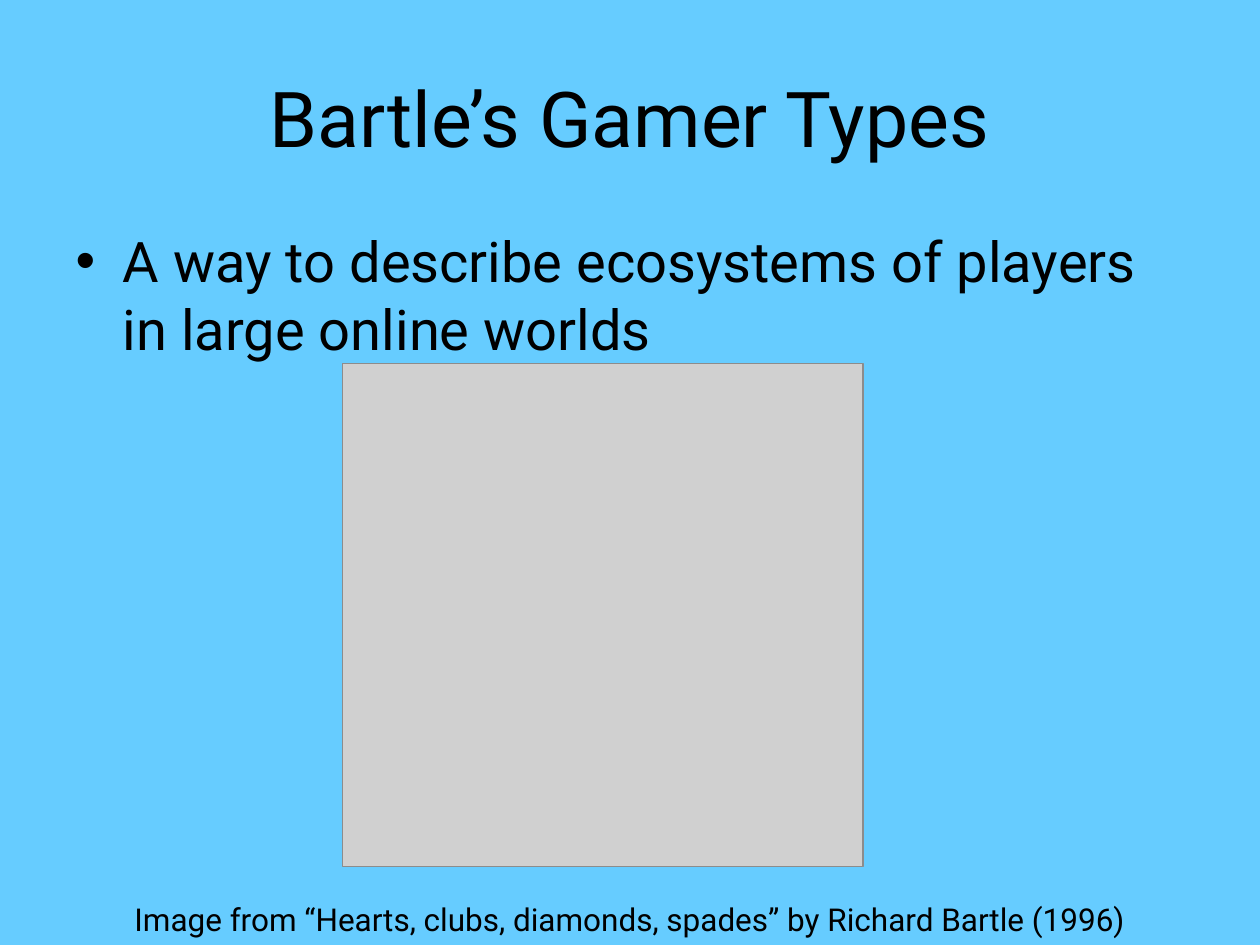
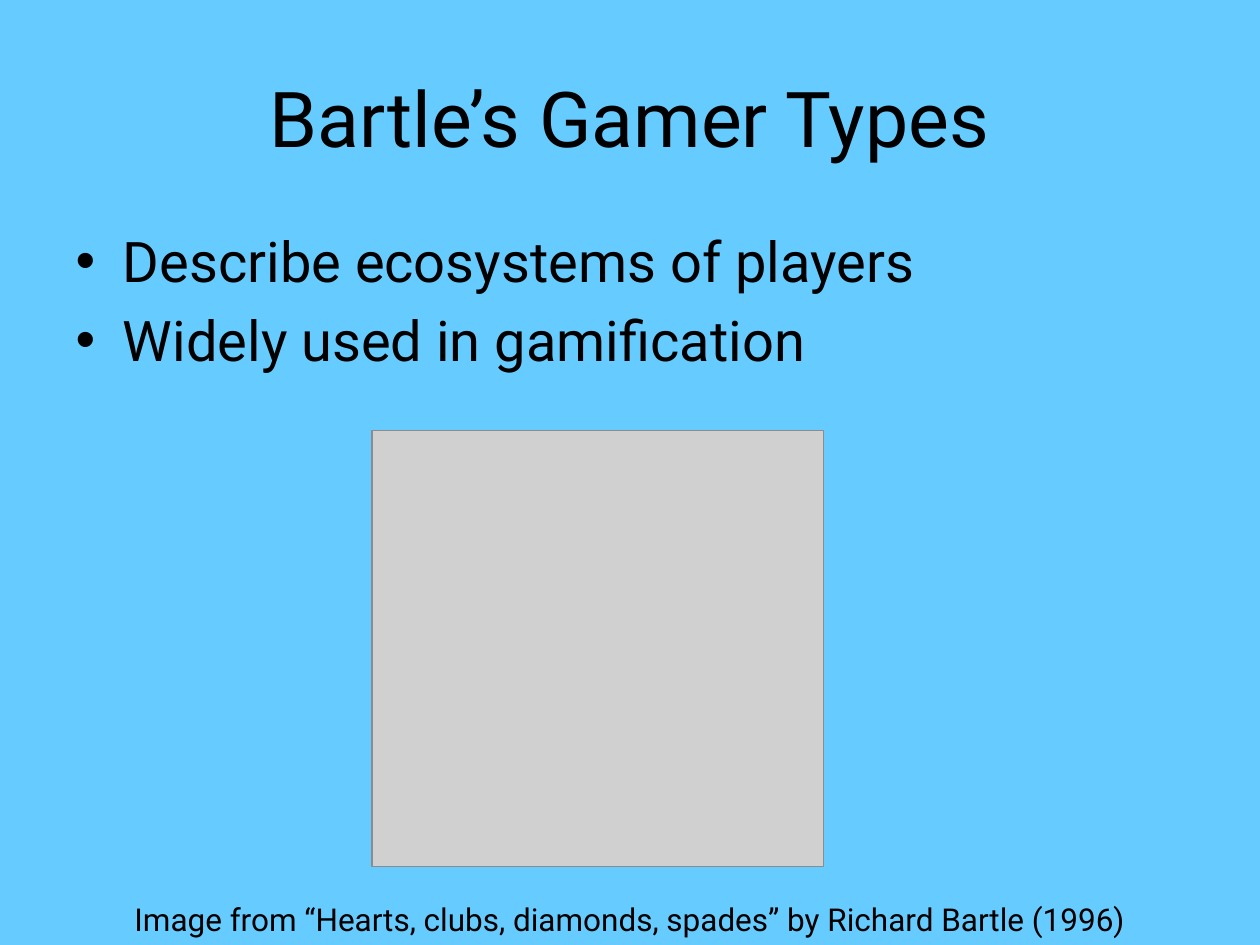
Before and after one commit to mcnutty26/dissertation, a slide deck: slide 9 of docs/presentation/master.pptx (slide 6 before the commit). Drawn at 1260x945 pixels with LibreOffice and Linux fonts; fonts in the diff are those of the drawing; grey boxes stand for pictures. Boxes give left, top, right and bottom in pixels: in the first picture for what was removed or moved away, otherwise in the second. Text is boxed around its words. In the diff, an @@ line names an element or a change of style, - is before the commit and + after.

```diff
--- a/docs/presentation/master.pptx
+++ b/docs/presentation/master.pptx
@@ text at (123,239,914,373): text changed @@
-• A way to describe ecosystems of players in large online worlds
+• Describe ecosystems of players
+• Widely used in gamification
@@ picture: place and size @@
-picture at (343,363,863,866)
+picture at (372,431,823,867)
```
Also in this commit, not shown: 6 other slides changed, 3 slides added, 4 slides removed, 19 other files.
